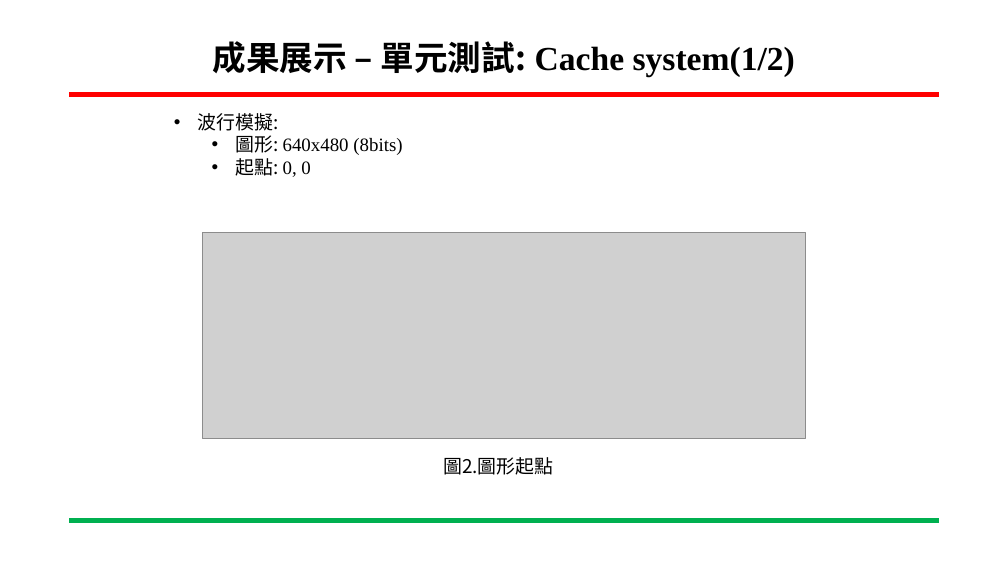
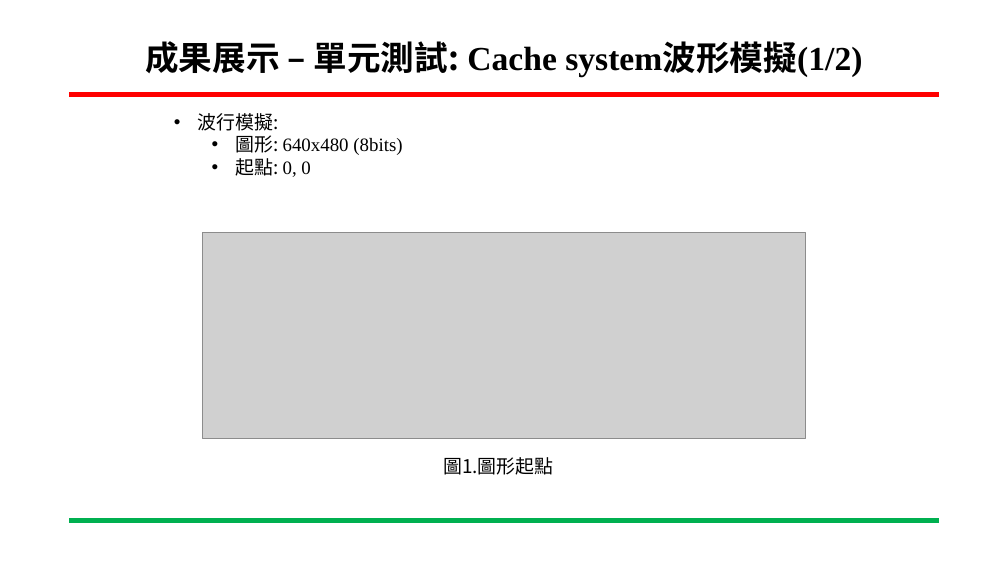
Before and after one commit to ing0331/FPGA, a slide deck: slide 21 of HW8_Canny_BRam/N06-Tutorial/專案進度報告-Canny_VGA-吳東穎-20230607.pptx. Drawn at 1008x567 pixels with LibreOffice and Linux fonts; fonts in the diff are those of the drawing; grey boxes stand for pictures; background and template pictures are left out. Boxes give left, top, right and bottom in pixels: in the first picture for what was removed or moved away, otherwise in the second. Text is boxed around its words. In the diff, an @@ line names an element or a change of style, - is before the commit and + after.

```diff
--- a/HW8_Canny_BRam/N06-Tutorial/專案進度報告-Canny_VGA-吳東穎-20230607.pptx
+++ b/HW8_Canny_BRam/N06-Tutorial/專案進度報告-Canny_VGA-吳東穎-20230607.pptx
@@ title at (145, 41, 862, 77): text changed @@
-成果展示 – 單元測試: Cache system(1/2)
+成果展示 – 單元測試: Cache system波形模擬(1/2)
@@ text at (443, 457, 553, 475): text changed @@
-圖2.圖形起點
+圖1.圖形起點
```
Also in this commit, not shown: 18 other slides changed, 4 slides added, 3 slides removed, 2 other files.
